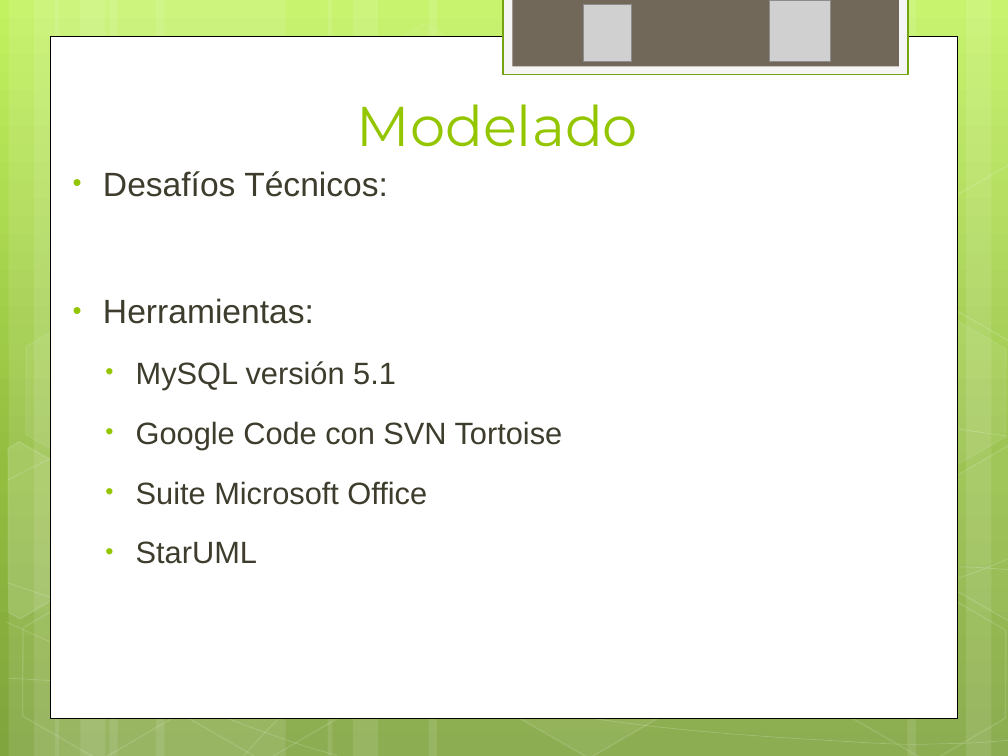
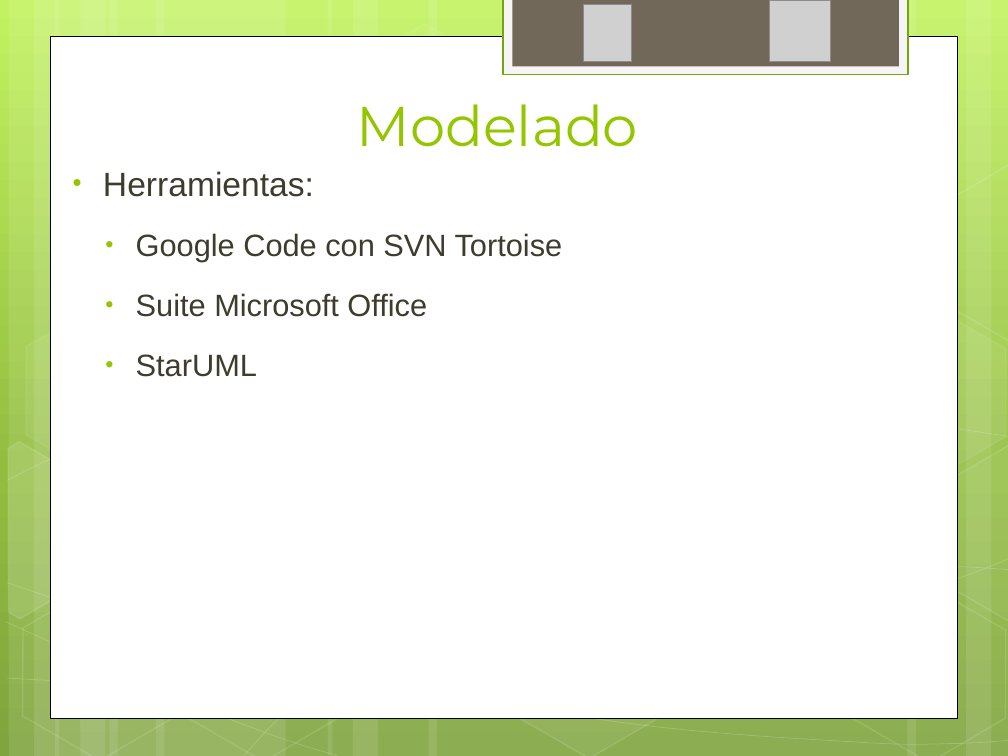
Before and after one commit to ptissera/habilitacion-profesional-2012-4k4, a slide deck: slide 21 of Documentacion/Proyecto/Presentacion Final/Exposicion Final.pptx. Drawn at 1008x756 pixels with LibreOffice and Linux fonts; fonts in the diff are those of the drawing; grey boxes stand for pictures. Boxes give left, top, right and bottom in pixels: in the first picture for what was removed or moved away, otherwise in the second. Text is boxed around its words. In the diff, an @@ line names an element or a change of style, - is before the commit and + after.

```diff
--- a/Documentacion/Proyecto/Presentacion Final/Exposicion Final.pptx
+++ b/Documentacion/Proyecto/Presentacion Final/Exposicion Final.pptx
@@ text at box(103, 171, 388, 197): paragraph removed @@
-• Desafíos Técnicos:
@@ text at box(136, 361, 396, 389): paragraph removed @@
-  • MySQL versión 5.1
```
Also in this commit, not shown: 6 other slides changed, 5 slides added, 4 slides removed.
